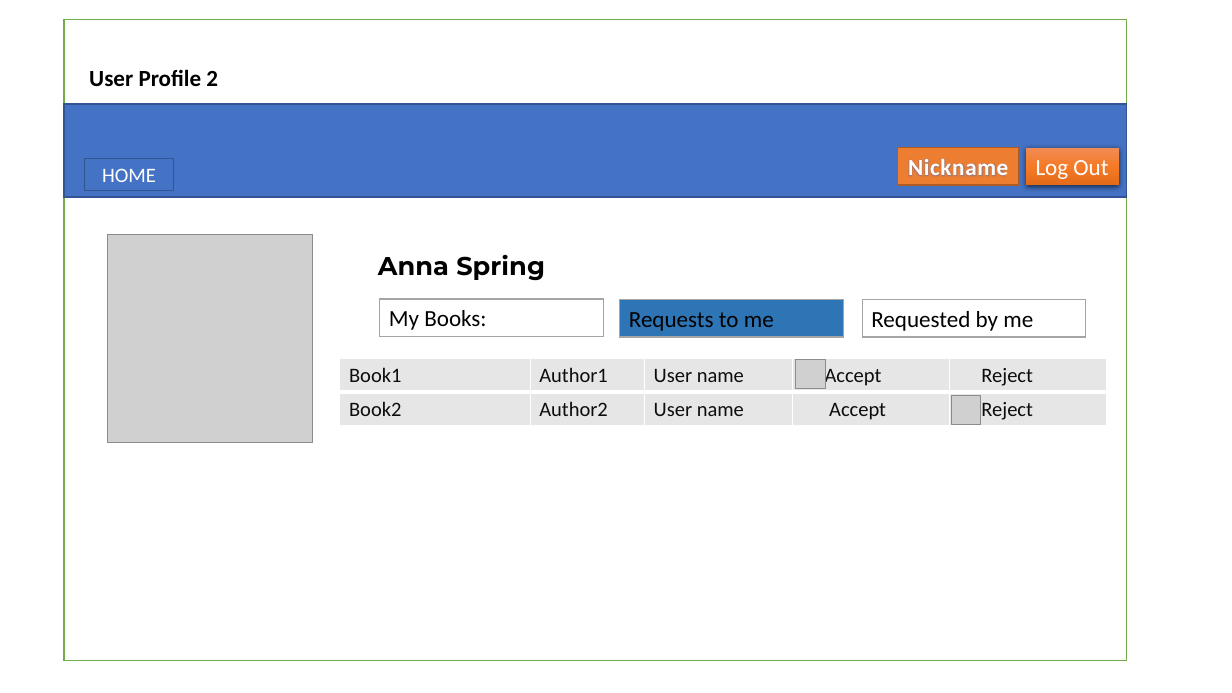
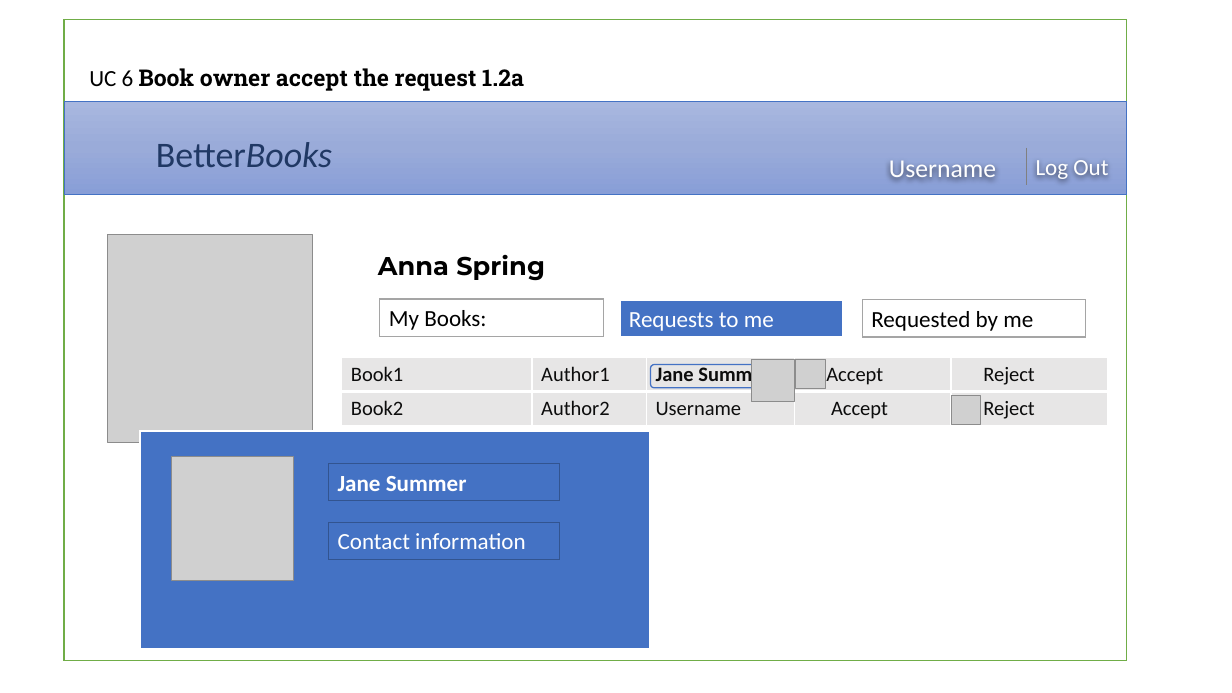
Before and after one commit to kateGalich/capstone, a slide deck: slide 6 of Construction 1/UI Prototypes.pptx (slide 7 before the commit). Drawn at 1232x693 pixels with LibreOffice and Linux fonts; fonts in the diff are those of the drawing; grey boxes stand for pictures; background and template pictures are left out. Boxes give left, top, right and bottom in pixels: in the first picture for what was removed or moved away, otherwise in the second. Text is boxed around its words. In the diff, an @@ line names an element or a change of style, - is before the commit and + after.

```diff
--- a/Construction 1/UI Prototypes.pptx
+++ b/Construction 1/UI Prototypes.pptx
@@ text at (89, 68, 524, 91): text changed; font Calibri to Roboto Slab @@
-User Profile 2
+UC 6 Book owner accept the request 1.2a
@@ rectangle at (64, 102, 1127, 195): fill #4472C4 to gradient #A8B7DF to #9AABD9 to #889ED7; outline #325491 1 pt to #4472C4 0.5 pt @@
@@ text added at (156, 142, 332, 167), 28 pt, text #203864 @@
+BetterBooks
@@ rectangle removed at (897, 148, 1019, 185) @@
-Nickname
@@ text "Log Out": place and size @@
-text "Log Out" at (1027, 148, 1119, 185)
+text "Log Out" at (1036, 160, 1108, 180)
@@ text "Log Out" at (1036, 160, 1108, 180): fill gradient #F18C57 to #F67B28 to #E56C19 to none; shadow off @@
@@ line added from (1027, 148) to (1027, 185), #808080 1 pt @@
@@ rectangle removed at (85, 158, 174, 190) @@
-HOME
@@ text added at (889, 160, 996, 179), 20 pt, text #FFFFFF @@
+Username
@@ rectangle "Requests to me" at (620, 299, 844, 336): text colour #000000 to #FFFFFF; fill #2E75B6 to #4472C4; outline #A5A5A5 1 pt to #FFFFFF 1.5 pt @@
@@ table at (342, 358, 1109, 425) @@
-row 1, column 3: User name
+row 1, column 3: Jane Summer
-row 2, column 3: User name
+row 2, column 3: Username
@@ rounded rectangle added at (651, 364, 789, 387), outline #4472C4 1 pt @@
@@ picture added at (751, 360, 794, 402) @@
@@ rectangle added at (140, 431, 651, 649), fill #4472C4, outline #FFFFFF 1.5 pt @@
@@ picture added at (171, 457, 293, 580) @@
@@ rectangle added at (329, 464, 560, 501), fill #4472C4, outline #325491 1 pt, 18 pt, text #FFFFFF, bold @@
+Jane Summer
@@ rectangle added at (329, 522, 560, 559), fill #4472C4, outline #325491 1 pt, 18 pt, text #FFFFFF @@
+Contact information
```
Also in this commit, not shown: 7 other slides changed, 4 slides added, 1 other file.
